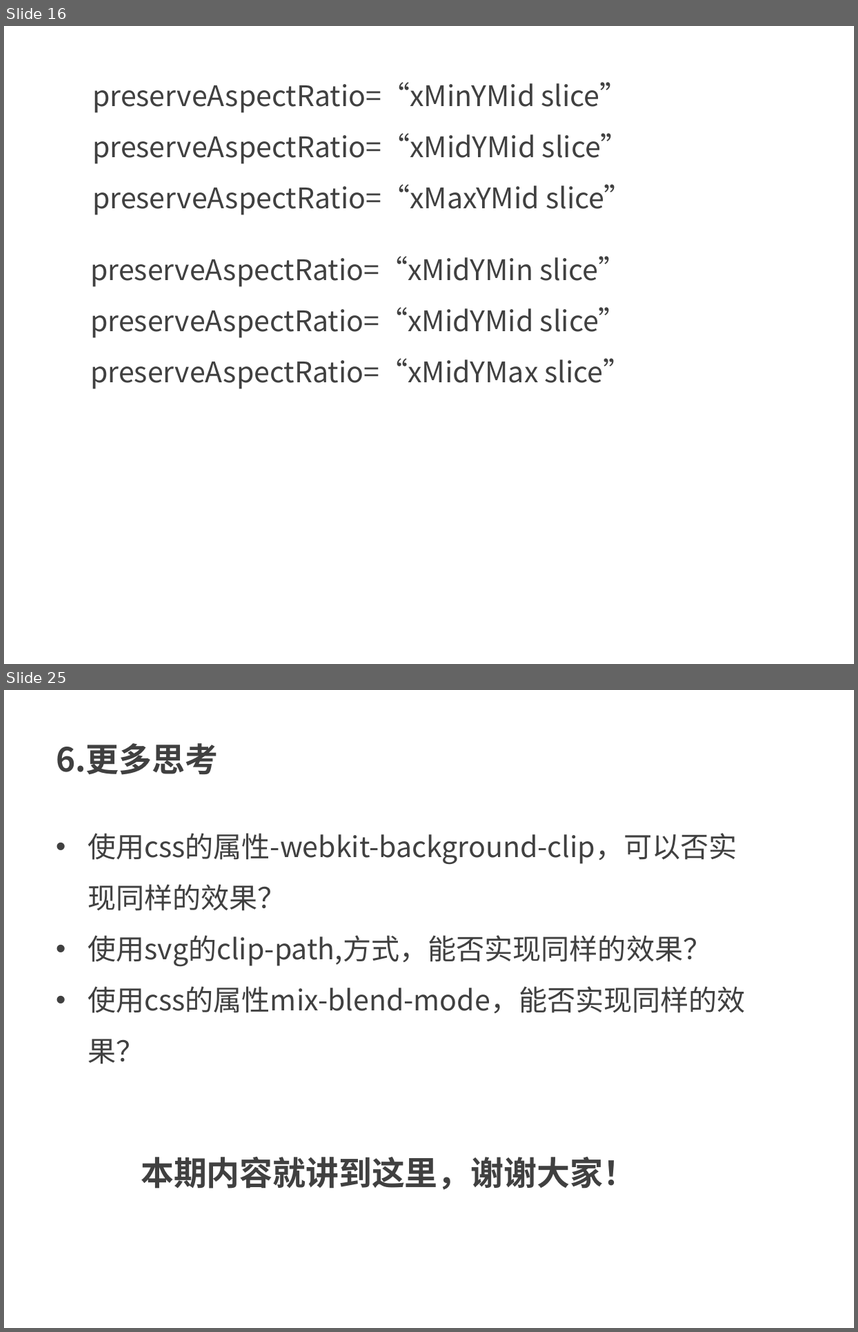
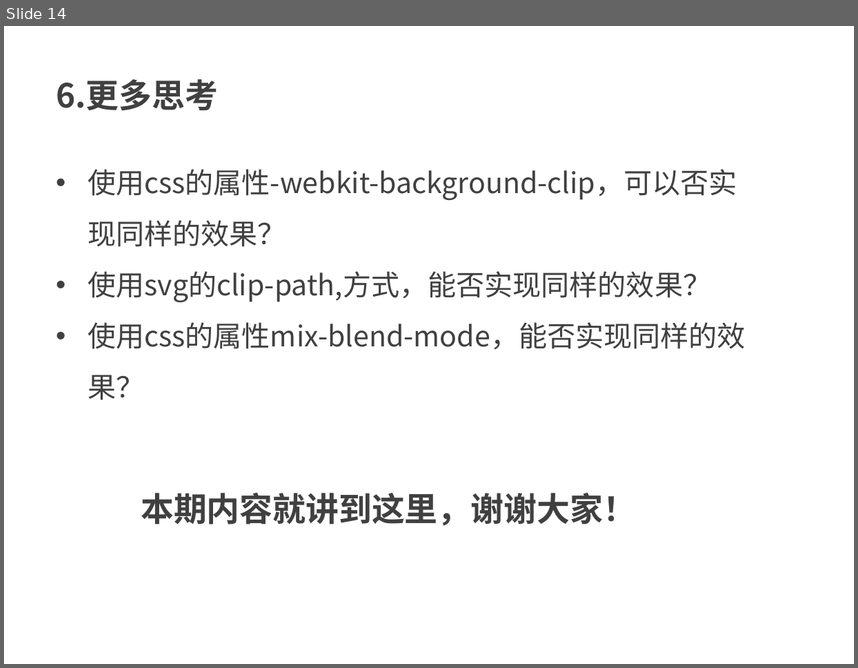
Before and after one commit to kong66/webAni, a slide deck: 9-svg-path-ani/svg-stroke-ani.pptx. Shown one above the other, each under a label of ours: slides 16 and 25 before the commit, slide 14 after it; the slides between them are not shown. The pictures are 858x1332 and 858x668 pixels, drawn with LibreOffice and Linux fonts; fonts in the diff are those of the drawing. Boxes give left, top, right and bottom in pixels: in the first picture for what was removed or moved away, otherwise in the second. Text is boxed around its words. In the diff, an @@ line names an element or a change of style, - is before the commit and + after.

```diff
--- a/9-svg-path-ani/svg-stroke-ani.pptx
+++ b/9-svg-path-ani/svg-stroke-ani.pptx
@@ slide 16 removed at box(4, 26, 854, 664), background #FFFFFF @@
@@ text removed at box(92, 82, 633, 215) @@
-preserveAspectRatio=“xMinYMid slice”
-preserveAspectRatio=“xMidYMid slice”
-preserveAspectRatio=“xMaxYMid slice”
@@ text removed at box(90, 256, 632, 389) @@
-preserveAspectRatio=“xMidYMin slice”
-preserveAspectRatio=“xMidYMid slice”
-preserveAspectRatio=“xMidYMax slice”
@@ what was slide 25 is now slide 14 @@
```
Also in this commit, not shown: 3 slides changed, 9 slides added, 19 other slides removed, 5 other files.
